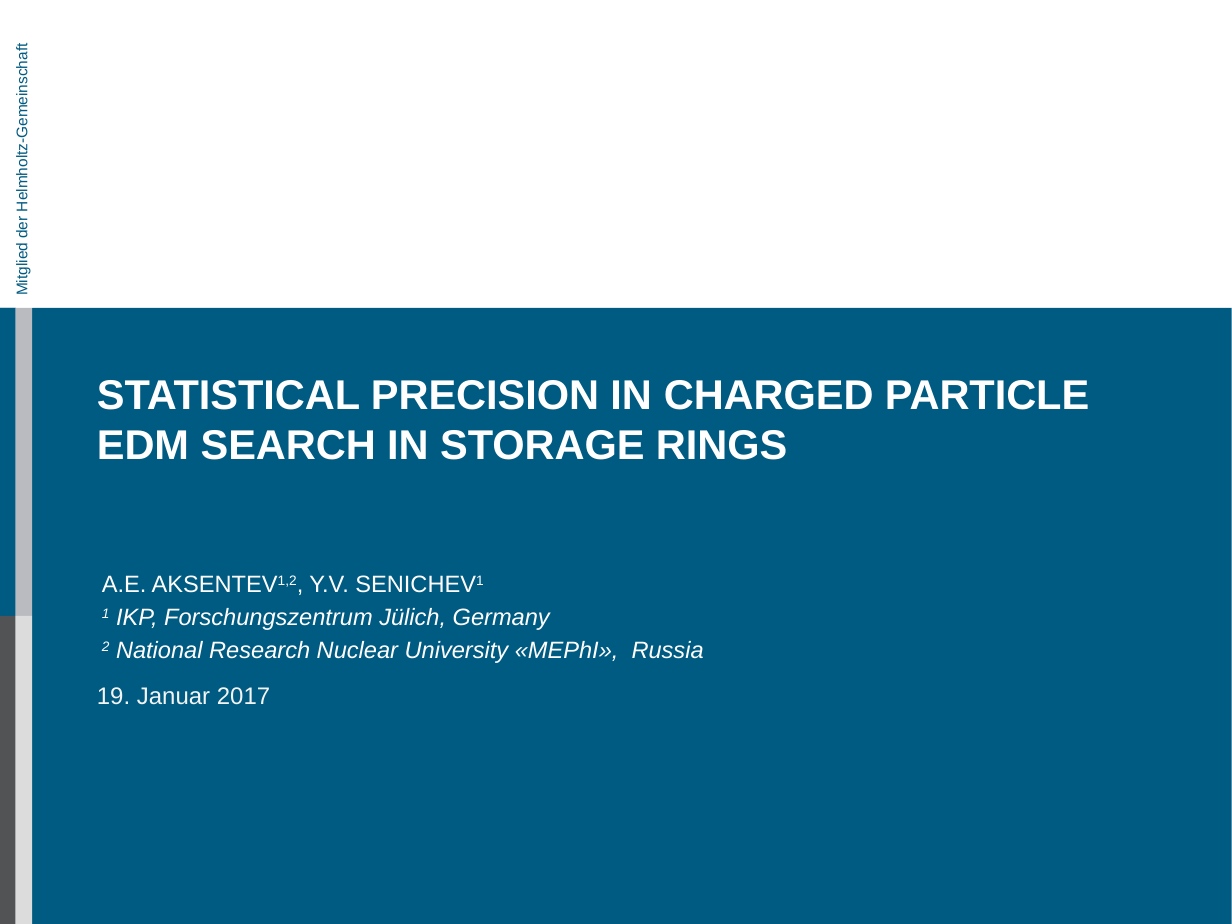
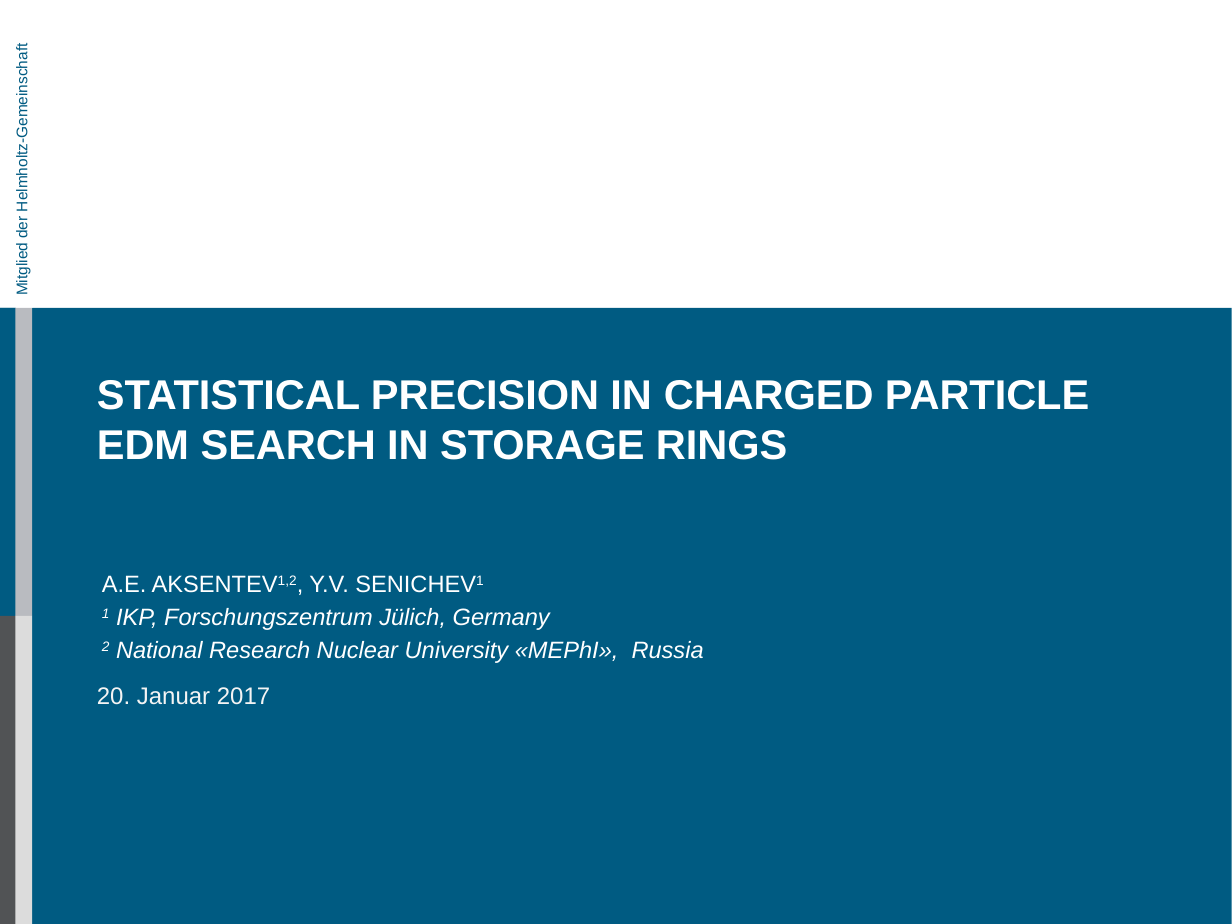
Before and after one commit to AlexAksentyev/EDM, a slide deck: slide 1 of MEPhI/TradAccConf17_Presentation.pptx. Drawn at 1232x924 pixels with LibreOffice and Linux fonts; fonts in the diff are those of the drawing; background and template pictures are left out. Boxes give left, top, right and bottom in pixels: in the first picture for what was removed or moved away, otherwise in the second. Text is boxed around its words. In the diff, an @@ line names an element or a change of style, - is before the commit and + after.

```diff
--- a/MEPhI/TradAccConf17_Presentation.pptx
+++ b/MEPhI/TradAccConf17_Presentation.pptx
@@ text at (97, 687, 270, 705): text changed @@
-19. Januar 2017
+20. Januar 2017
```
Also in this commit, not shown: 5 other slides changed, 7 other files.
